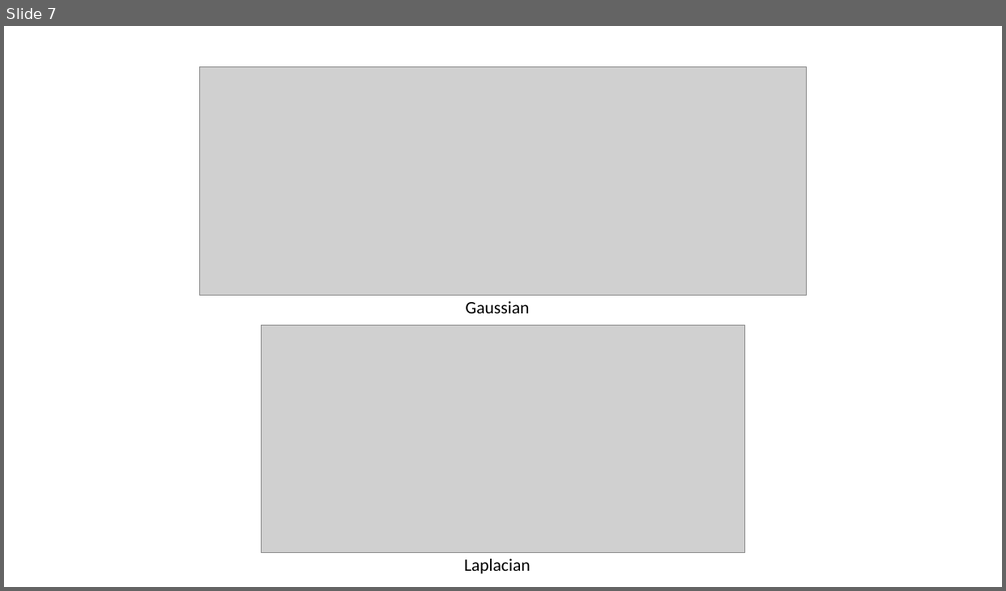
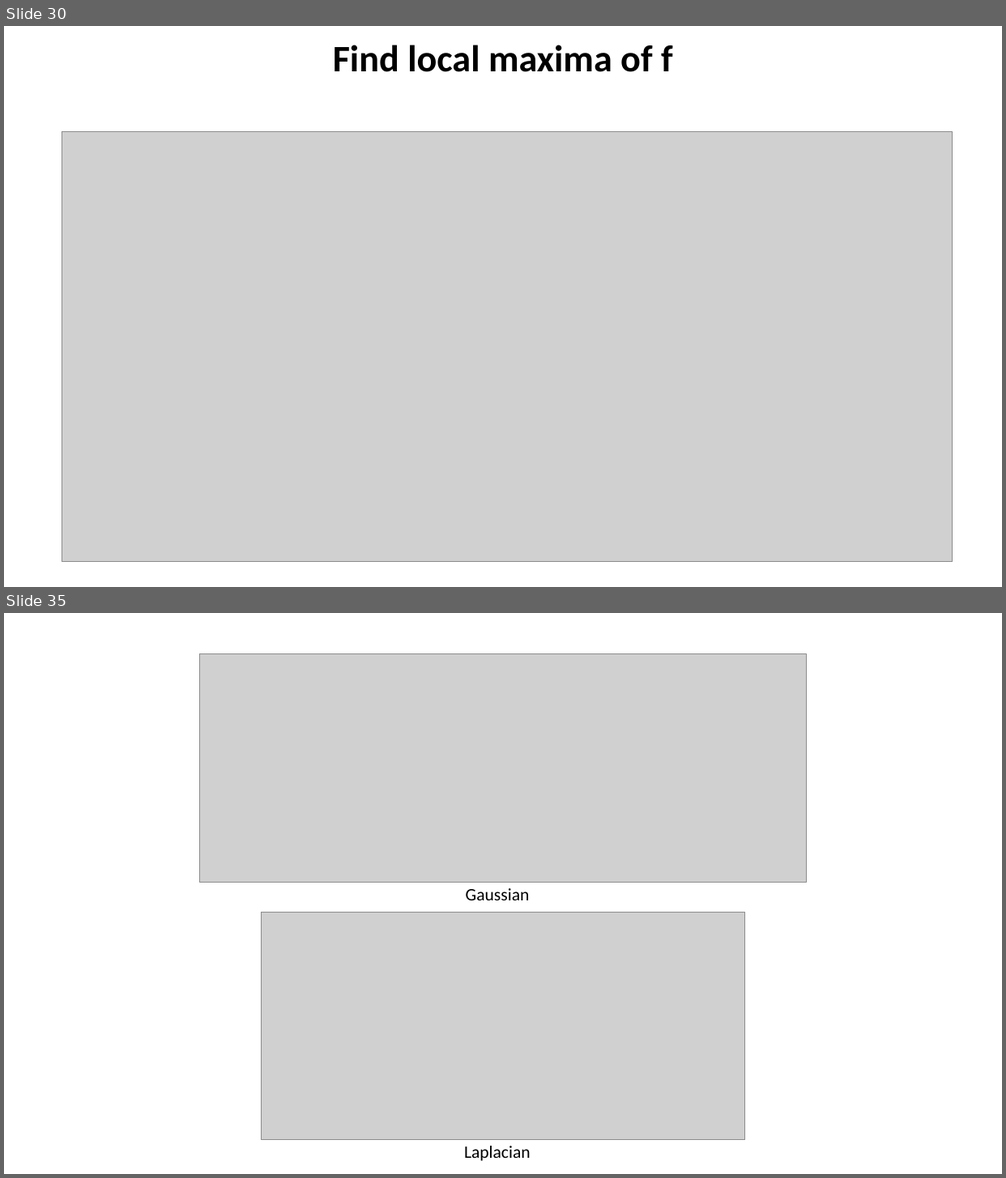
Before and after one commit to YoniChechik/AI_is_Math, a slide deck: c_08_features/features.pptx. Shown one above the other, each under a label of ours: slide 7 before the commit, slides 30 and 35 after it; the slides between them are not shown. The pictures are 1006x591 and 1006x1178 pixels, drawn with LibreOffice and Linux fonts; fonts in the diff are those of the drawing; grey boxes stand for pictures. Boxes give left, top, right and bottom in pixels: in the first picture for what was removed or moved away, otherwise in the second. Text is boxed around its words. In the diff, an @@ line names an element or a change of style, - is before the commit and + after.

```diff
--- a/c_08_features/features.pptx
+++ b/c_08_features/features.pptx
@@ slide 30 added at box(4, 26, 1002, 587), background #FFFFFF @@
@@ title added at box(333, 45, 673, 72), 36 pt, text #000000, bold @@
+Find local maxima of f
@@ picture added at box(62, 132, 953, 562) @@
@@ what was slide 7 is now slide 35 @@
```
Also in this commit, not shown: 32 other slides added, 1 slide removed.
